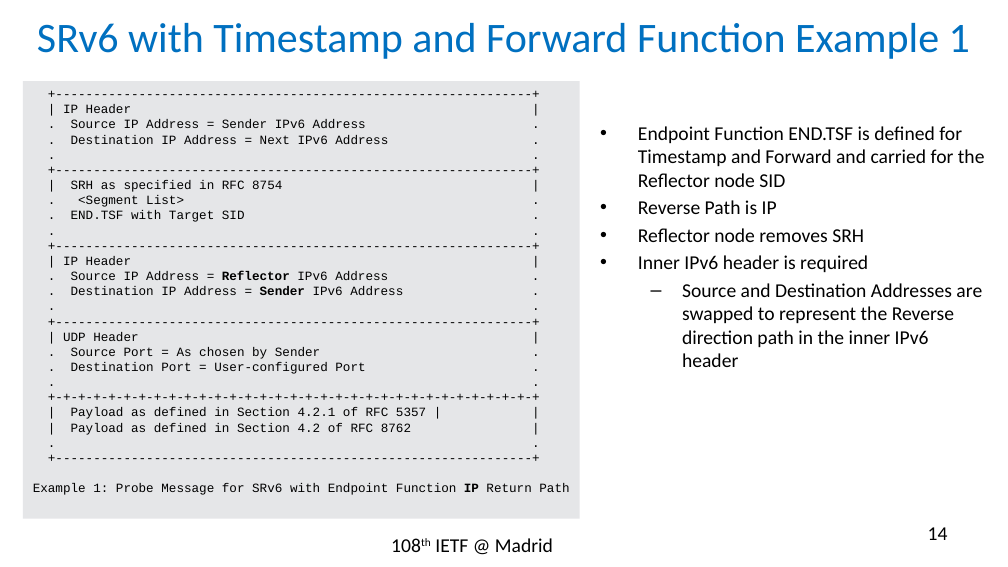
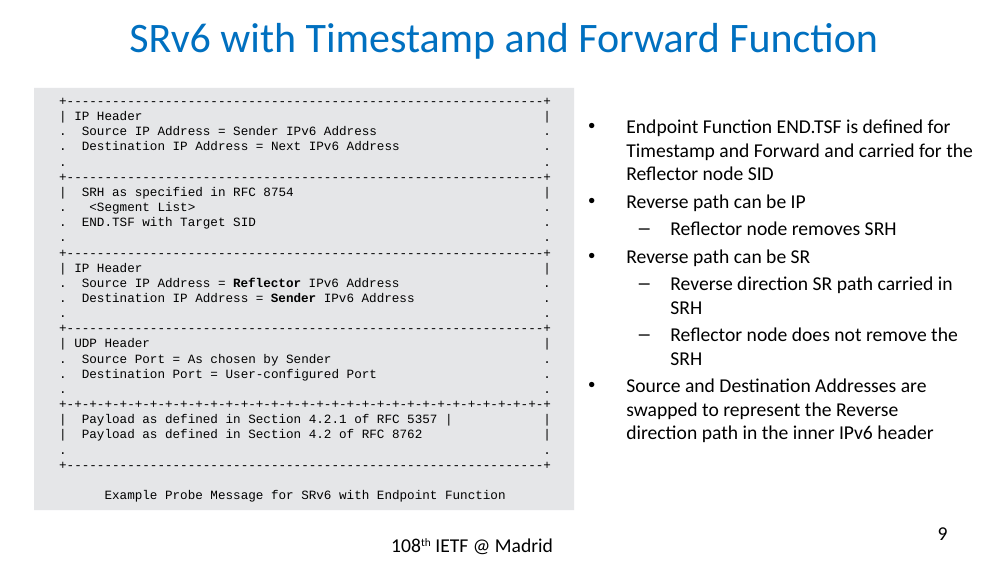
Before and after one commit to rakgandhi/ietf-slides, a slide deck: slide 9 of draft-gandhi-spring-sr-enhanced-plm-01.pptx (slide 14 before the commit). Drawn at 1008x567 pixels with LibreOffice and Linux fonts; fonts in the diff are those of the drawing. Boxes give left, top, right and bottom in pixels: in the first picture for what was removed or moved away, otherwise in the second. Text is boxed around its words. In the diff, an @@ line names an element or a change of style, - is before the commit and + after.

```diff
--- a/draft-gandhi-spring-sr-enhanced-plm-01.pptx
+++ b/draft-gandhi-spring-sr-enhanced-plm-01.pptx
@@ title at bbox=[129, 23, 878, 59]: text changed @@
-SRv6 with Timestamp and Forward Function Example 1
+SRv6 with Timestamp and Forward Function
@@ rectangle "+----------------------------------------------------------- ...": place and size @@
-rectangle "+----------------------------------------------------------- ..." at bbox=[23, 81, 580, 518]
+rectangle "+----------------------------------------------------------- ..." at bbox=[34, 88, 575, 510]
@@ text "Endpoint Function END.TSF is defined ...": place and size @@
-text "Endpoint Function END.TSF is defined ..." at bbox=[638, 126, 985, 367]
+text "Endpoint Function END.TSF is defined ..." at bbox=[626, 119, 973, 442]
@@ text at bbox=[626, 194, 806, 211]: text changed @@
-• Reverse Path is IP
+• Reverse path can be IP
@@ text at bbox=[626, 221, 933, 442]: bullet • to –; list level 1 to 2 in "Reflector node removes SRH"; bullet – to •; list level 2 to 1 in "Source and Destination Addresses are ..." @@
@@ text at bbox=[626, 249, 958, 365]: text changed @@
-• Inner IPv6 header is required
+• Reverse path can be SR
+  – Reverse direction SR path carried in SRH
+  – Reflector node does not remove the SRH
@@ text in rectangle at bbox=[105, 490, 506, 502]: text changed @@
-Example 1: Probe Message for SRv6 with Endpoint Function IP Return Path
+Example Probe Message for SRv6 with Endpoint Function
@@ page number at bbox=[938, 527, 948, 540]: text changed @@
-14
+9
```
Also in this commit, not shown: 3 other slides changed, 3 slides removed, 1 other file.
